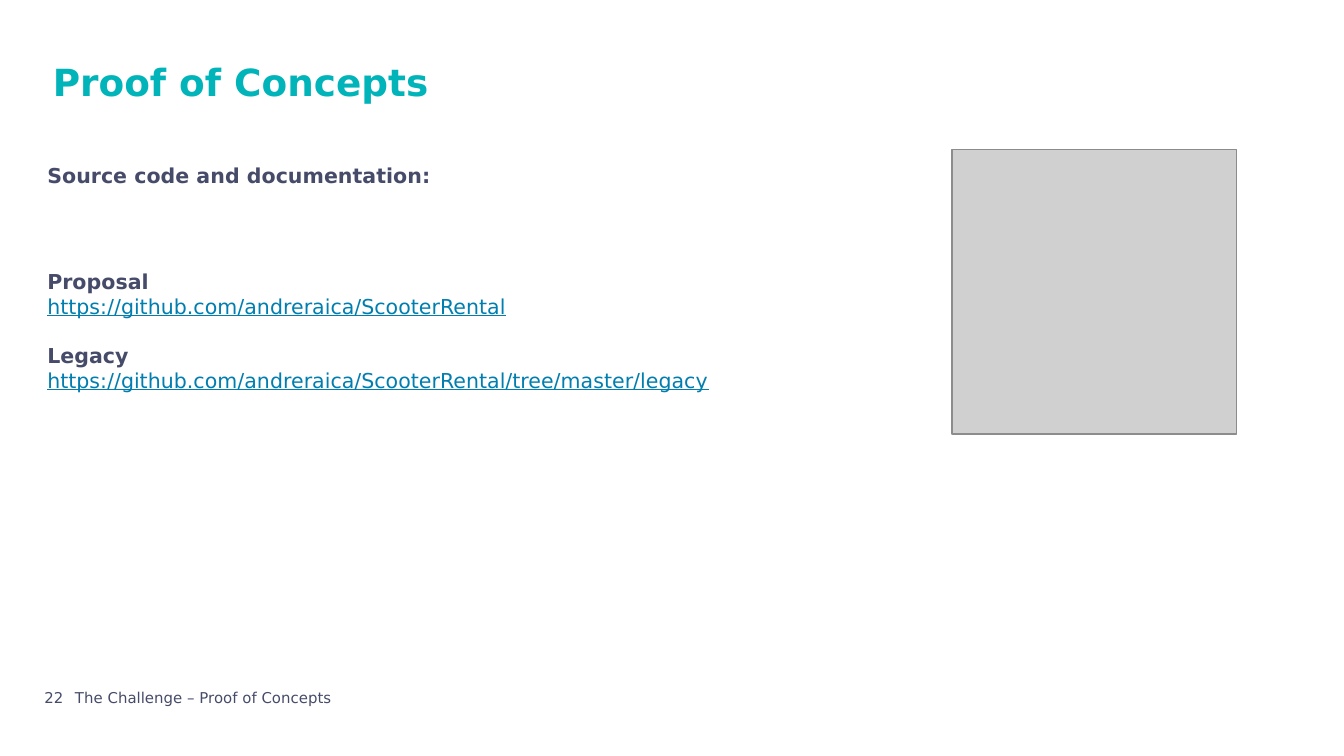
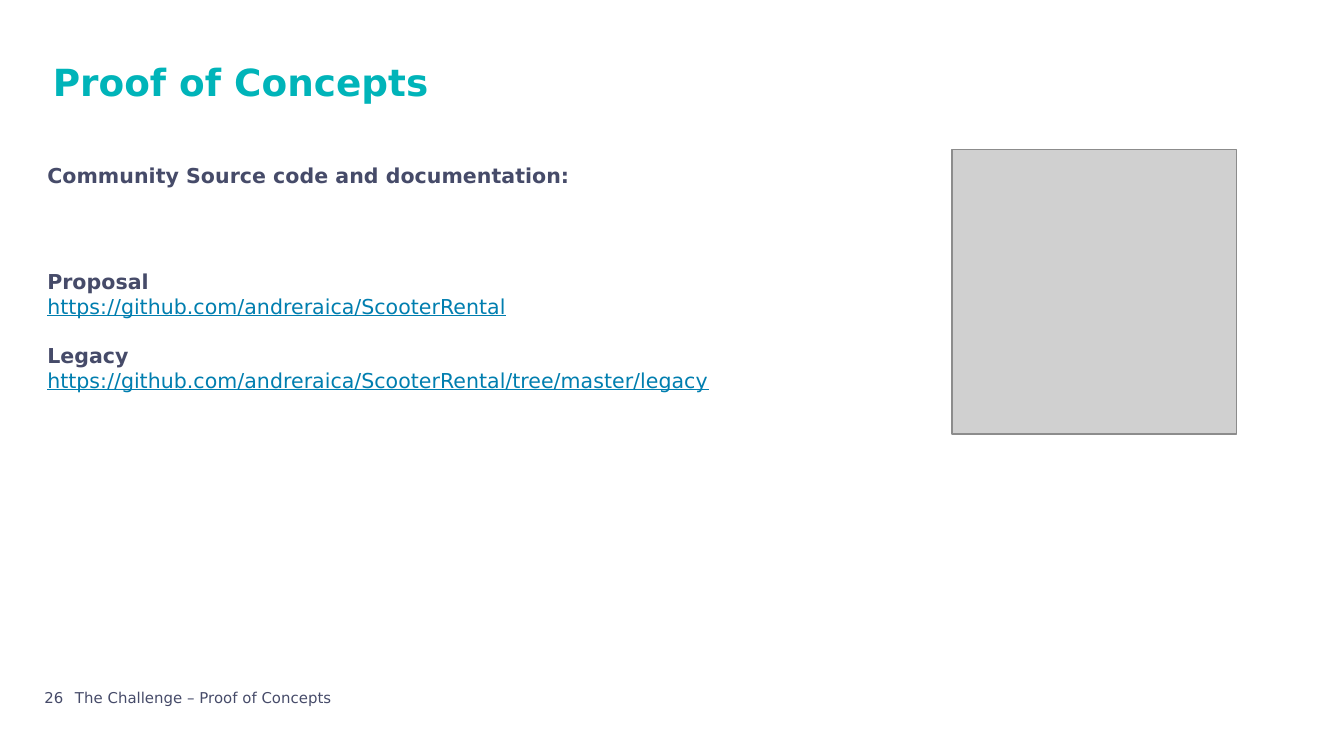
Before and after one commit to andreraica/ScooterRental, a slide deck: slide 26 of documentation/Presentation.pptx (slide 22 before the commit). Drawn at 1344x756 pixels with LibreOffice and Linux fonts; fonts in the diff are those of the drawing; grey boxes stand for pictures; background and template pictures are left out. Boxes give left, top, right and bottom in pixels: in the first picture for what was removed or moved away, otherwise in the second. Text is boxed around its words. In the diff, an @@ line names an element or a change of style, - is before the commit and + after.

```diff
--- a/documentation/Presentation.pptx
+++ b/documentation/Presentation.pptx
@@ text at [47,167,569,188]: text changed @@
-Source code and documentation:
+Community Source code and documentation:
@@ page number at [44,692,63,703]: text changed @@
-22
+26
```
Also in this commit, not shown: 17 other slides changed, 4 slides added, 31 other files.
